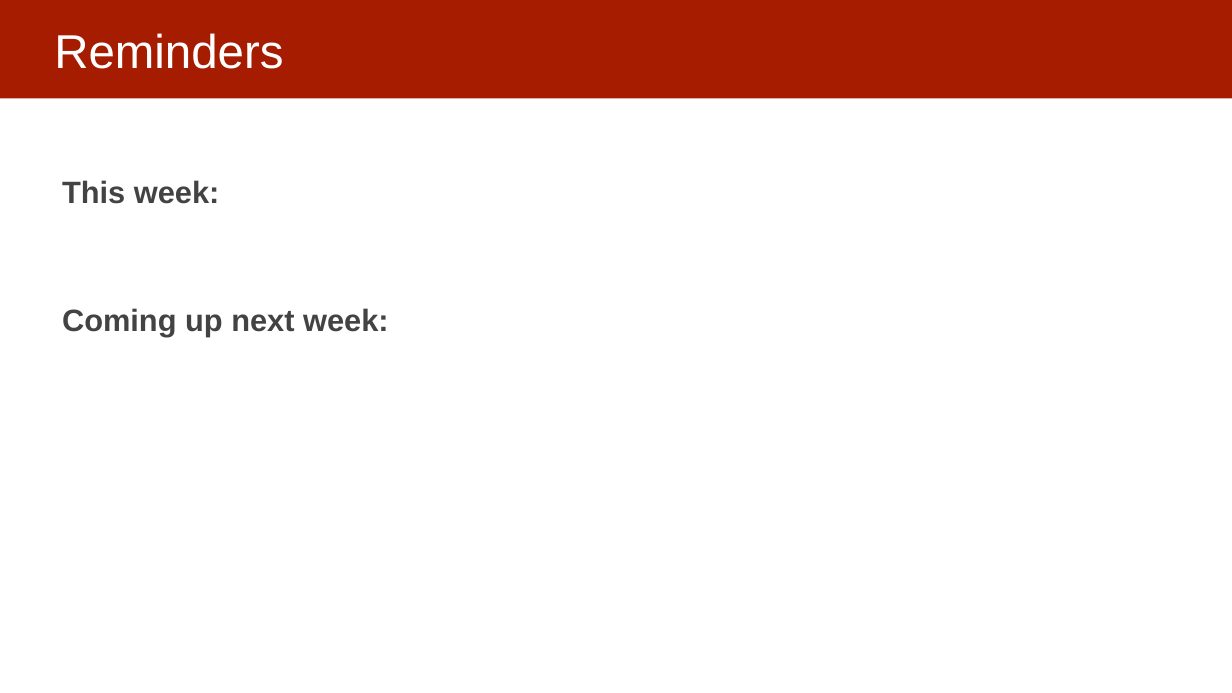
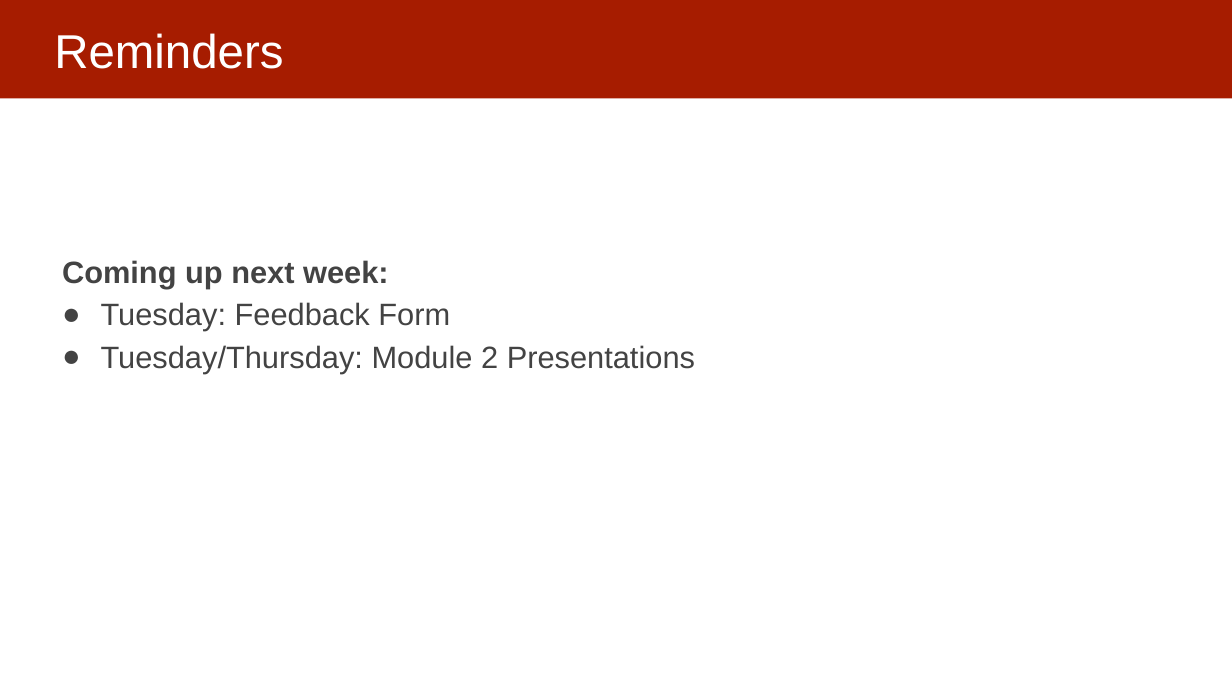
Before and after one commit to dssg/MLinPractice, a slide deck: slide 3 of Lectures/Lecture13-InterpretabilityOverview.pptx. Drawn at 1232x693 pixels with LibreOffice and Linux fonts; fonts in the diff are those of the drawing. Boxes give left, top, right and bottom in pixels: in the first picture for what was removed or moved away, otherwise in the second. Text is boxed around its words. In the diff, an @@ line names an element or a change of style, - is before the commit and + after.

```diff
--- a/Lectures/Lecture13-InterpretabilityOverview.pptx
+++ b/Lectures/Lecture13-InterpretabilityOverview.pptx
@@ text at bbox=[62, 180, 220, 204]: paragraph removed @@
-This week:
@@ text at bbox=[101, 302, 695, 373]: paragraphs added @@
+● Tuesday: Feedback Form
+● Tuesday/Thursday: Module 2 Presentations
```
Also in this commit, not shown: 1 other slide changed, 1 slide added.
